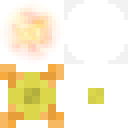
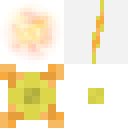
Layer changes from the first 128px x 128px image to the second:
painted on "Layer 1" over <box>64,0,128,64</box>
